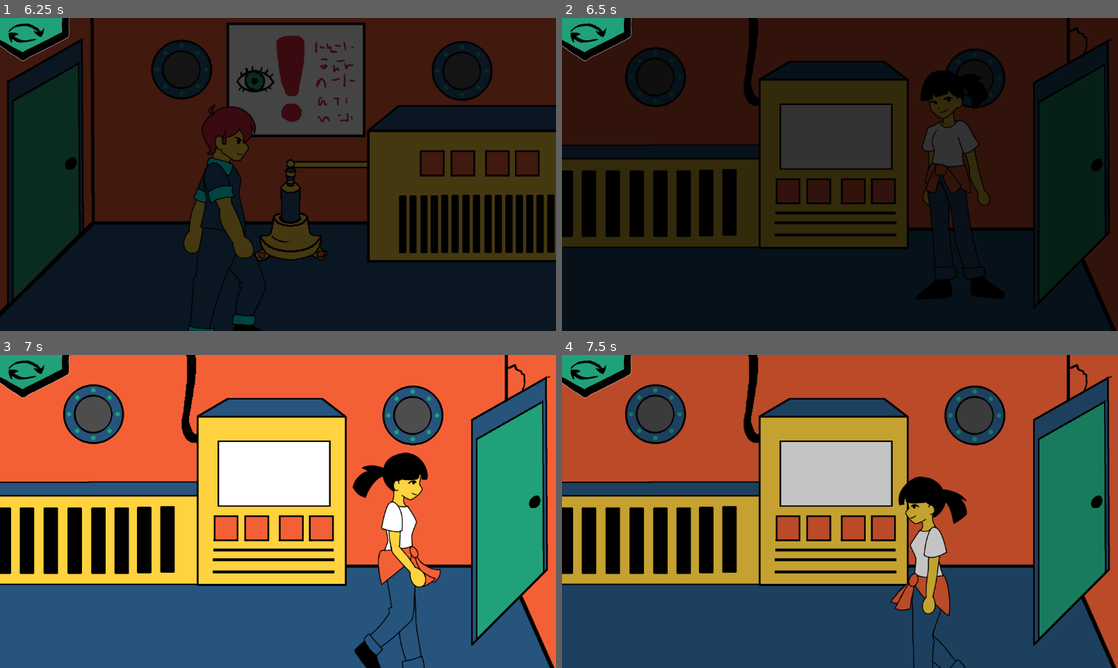
Above: before the commit, frames 1-4 (two rows, left to right).
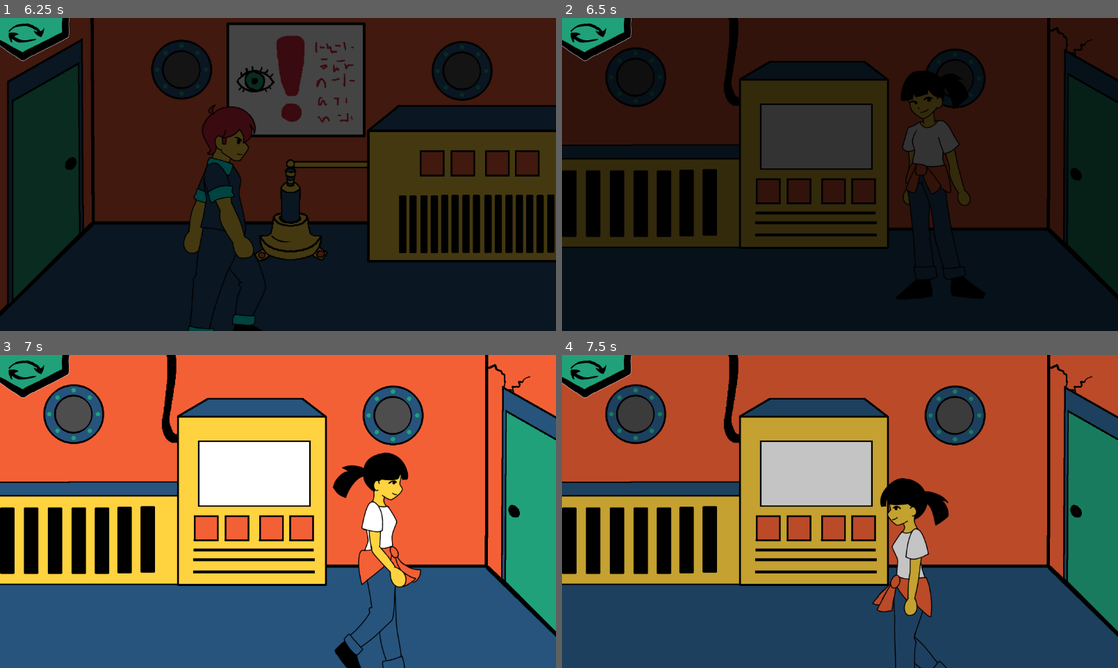
Above: after the commit, the same moments.

Repository: jame581/BrainAndGut
Game: Godot game, scene res://maps/main_level.tscn
The game is run twice, just before and just after one commit, with the same random seed, the same clock (stepped at 60 frames per second) and the same inputs. This scene is started directly instead of the project's main scene. Sound files missing from this copy of the repository are replaced by a short silence.
Inputs (mouse positions are in pixels of both pictures, inside the frame that each line leads up to):
- Up to frame 1 (6.25 s): move the mouse to (383, 180) at 0.52 s; press the mouse at (383, 180) at 0.53 s; move the mouse to (478, 180) at 1.27 s; release the mouse at (478, 180) at 1.28 s; tap Tab (next_level) every 1.5 s from 1.35 to 5.85 s; click (478, 180) at 1.42 s; move the mouse to (77, 180) at 2.02 s; press the mouse at (77, 180) at 2.03 s; move the mouse to (250, 237) at 2.77 s; release the mouse at (250, 237) at 2.78 s; click (250, 237) at 2.92 s; move the mouse to (233, 165) at 3.52 s; press the mouse at (233, 165) at 3.53 s; move the mouse to (478, 180) at 4.27 s; release the mouse at (478, 180) at 4.28 s; click (478, 180) at 4.42 s; move the mouse to (433, 161) at 5.02 s; press the mouse at (433, 161) at 5.03 s; move the mouse to (461, 161) at 5.77 s; release the mouse at (461, 161) at 5.78 s; click (461, 161) at 5.92 s
- Up to frame 2 (6.5 s): no input
- Up to frame 3 (7 s): move the mouse to (227, 527) at 6.52 s; press the mouse at (227, 527) at 6.53 s
- Up to frame 4 (7.5 s): move the mouse to (817, 527) at 7.27 s; release the mouse at (817, 527) at 7.28 s; tap Tab (next_level) at 7.35 s; click (817, 527) at 7.42 s

Frame 1 is identical in both runs. In frame 2, 19% of the frame differs, in the area x 0-100%, y 0-100%; in frame 3, 27%; in frame 4, 25%.

Commit message:
Doors are opening without visual glitches

Diff:
--- a/project/maps/rooms/room_brain_begin.tscn
+++ b/project/maps/rooms/room_brain_begin.tscn
@@ -9,7 +9,7 @@
 [ext_resource type="Texture2D" uid="uid://chyewg7l3hked" path="res://assets/sprites/props/pic2.png" id="7_u25l6"]
 [ext_resource type="Texture2D" uid="uid://dnr8sf54nv8nd" path="res://assets/sprites/props/table-letter.png" id="8_i8px4"]
 [ext_resource type="PackedScene" uid="uid://cpbupgumegnux" path="res://scenes/interaction_area.tscn" id="9_pemm8"]
-[ext_resource type="PackedScene" uid="uid://blrteg5ux6vja" path="res://scenes/props/door.tscn" id="10_wlv3v"]
+[ext_resource type="PackedScene" uid="uid://blrteg5ux6vja" path="res://scenes/props/door_left.tscn" id="10_wlv3v"]
 [ext_resource type="PackedScene" uid="uid://b2nhuw7nenoha" path="res://scenes/ui/dialog.tscn" id="12_bjlnt"]
 
 [sub_resource type="RectangleShape2D" id="RectangleShape2D_ud5gc"]
--- a/project/maps/rooms/room_control.tscn
+++ b/project/maps/rooms/room_control.tscn
@@ -2,7 +2,7 @@
 
 [ext_resource type="Script" uid="uid://dohv4sl4yg6rk" path="res://scripts/sub_level.gd" id="1_wrug5"]
 [ext_resource type="PackedScene" uid="uid://chq7bgcpfcmfn" path="res://scenes/props/control/control-panel.tscn" id="2_an1q4"]
-[ext_resource type="PackedScene" uid="uid://blrteg5ux6vja" path="res://scenes/props/door.tscn" id="4_aafsw"]
+[ext_resource type="PackedScene" uid="uid://blrteg5ux6vja" path="res://scenes/props/door_left.tscn" id="4_aafsw"]
 [ext_resource type="Texture2D" uid="uid://cumbm17a8ri14" path="res://assets/sprites/rooms/control/machine-room-table.png" id="4_iacic"]
 [ext_resource type="Texture2D" uid="uid://b20d00mtgu61g" path="res://assets/sprites/rooms/control/machine-room-pc.png" id="5_bgiys"]
 
@@ -43,10 +43,8 @@
 
 [node name="Interactables" type="Node2D" parent="."]
 
-[node name="Door" parent="Interactables" instance=ExtResource("4_aafsw")]
-position = Vector2(1362, 0)
-
 [node name="NavigationRegion2D" type="NavigationRegion2D" parent="."]
+position = Vector2(178, 5)
 navigation_polygon = SubResource("NavigationPolygon_08l0f")
 
 [node name="AnimationPlayer" type="AnimationPlayer" parent="."]
@@ -55,5 +53,9 @@
 }
 
 [node name="Camera2D" type="Camera2D" parent="."]
-position = Vector2(612, -7)
+position = Vector2(675, -7)
 zoom = Vector2(0.65, 0.65)
+
+[node name="Door" parent="." instance=ExtResource("4_aafsw")]
+position = Vector2(1496, 30)
+scale = Vector2(-1, 1)
--- a/project/maps/rooms/room_corridor.tscn
+++ b/project/maps/rooms/room_corridor.tscn
@@ -8,10 +8,10 @@
 [ext_resource type="Texture2D" uid="uid://7j8swqtocjfq" path="res://assets/sprites/rooms/corridor/light4.png" id="5_8468y"]
 [ext_resource type="Texture2D" uid="uid://b0tnts0w0gkbo" path="res://assets/sprites/rooms/corridor/light5.png" id="6_6dh0w"]
 [ext_resource type="Texture2D" uid="uid://djbe007jk1qqx" path="res://assets/sprites/rooms/corridor/light6.png" id="7_k5sbf"]
-[ext_resource type="Shader" path="res://shaders/first_door_strip.gdshader" id="9_audfk"]
-[ext_resource type="PackedScene" uid="uid://kmt2ryi8xibm" path="res://scenes/props/corridor_door_smaller.tscn" id="10_4td0b"]
-[ext_resource type="Shader" path="res://shaders/second_door_strip.gdshader" id="10_second"]
+[ext_resource type="Shader" uid="uid://bo83lpedtrt8a" path="res://shaders/first_door_strip.gdshader" id="9_audfk"]
+[ext_resource type="PackedScene" uid="uid://kmt2ryi8xibm" path="res://scenes/props/corridor_door_smaller_left.tscn" id="10_4td0b"]
 [ext_resource type="Texture2D" uid="uid://b4mllnx8fiqgt" path="res://assets/sprites/rooms/corridor/left_lock.png" id="10_qbbx5"]
+[ext_resource type="Shader" uid="uid://dn7uvx7xjjf35" path="res://shaders/second_door_strip.gdshader" id="10_second"]
 [ext_resource type="Texture2D" uid="uid://dfl3fgo5dm7mc" path="res://assets/sprites/rooms/corridor/corridor_lock_left_upper_front.png" id="11_13qct"]
 [ext_resource type="PackedScene" uid="uid://bdf2v8ykp2t4a" path="res://scenes/props/corridor_exit_door.tscn" id="11_exit"]
 [ext_resource type="Texture2D" uid="uid://c5tu1yuu47g5l" path="res://assets/sprites/rooms/corridor/corridor_lock_left_upper_side.png" id="12_88tha"]
@@ -19,25 +19,41 @@
 [ext_resource type="Texture2D" uid="uid://bislrfchaocou" path="res://assets/sprites/rooms/corridor/right_lock.png" id="12_kk2mf"]
 [ext_resource type="Texture2D" uid="uid://lub0b1pr8ir1" path="res://assets/sprites/rooms/corridor/corridor_lock_right_upper_side.png" id="13_2tu4g"]
 [ext_resource type="Texture2D" uid="uid://baqgkptt5f6mg" path="res://assets/sprites/rooms/corridor/corridor_lock_right_upper_front.png" id="14_4wkwk"]
+[ext_resource type="PackedScene" uid="uid://daha0t8staq0a" path="res://scenes/props/corridor_door_smaller_right.tscn" id="18_f0xxv"]
 
 [sub_resource type="ShaderMaterial" id="ShaderMaterial_y38fg"]
 shader = ExtResource("10_second")
+shader_parameter/color_white = Color(1, 1, 1, 1)
+shader_parameter/color_enabled = Color(0.129412, 0.631373, 0.47451, 1)
+shader_parameter/color_disabled = Color(0.843137, 0.14902, 0.219608, 1)
 shader_parameter/period = 1.0
 
 [sub_resource type="ShaderMaterial" id="ShaderMaterial_7xodl"]
 shader = ExtResource("10_second")
+shader_parameter/color_white = Color(1, 1, 1, 1)
+shader_parameter/color_enabled = Color(0.129412, 0.631373, 0.47451, 1)
+shader_parameter/color_disabled = Color(0.843137, 0.14902, 0.219608, 1)
 shader_parameter/period = 1.0
 
 [sub_resource type="ShaderMaterial" id="ShaderMaterial_xpuma"]
 shader = ExtResource("10_second")
+shader_parameter/color_white = Color(1, 1, 1, 1)
+shader_parameter/color_enabled = Color(0.129412, 0.631373, 0.47451, 1)
+shader_parameter/color_disabled = Color(0.843137, 0.14902, 0.219608, 1)
 shader_parameter/period = 1.0
 
 [sub_resource type="ShaderMaterial" id="ShaderMaterial_ewcgf"]
 shader = ExtResource("9_audfk")
+shader_parameter/color_white = Color(1, 1, 1, 1)
+shader_parameter/color_enabled = Color(0.129412, 0.631373, 0.47451, 1)
+shader_parameter/color_disabled = Color(0.843137, 0.14902, 0.219608, 1)
 shader_parameter/period = 1.0
 
 [sub_resource type="ShaderMaterial" id="ShaderMaterial_7vj25"]
 shader = ExtResource("9_audfk")
+shader_parameter/color_white = Color(1, 1, 1, 1)
+shader_parameter/color_enabled = Color(0.129412, 0.631373, 0.47451, 1)
+shader_parameter/color_disabled = Color(0.843137, 0.14902, 0.219608, 1)
 shader_parameter/period = 1.0
 
 [sub_resource type="NavigationPolygon" id="NavigationPolygon_7umth"]
@@ -114,15 +130,12 @@
 zoom = Vector2(0.4, 0.4)
 
 [node name="CorridorDoorSmaller2" parent="." instance=ExtResource("10_4td0b")]
-position = Vector2(-237, -46)
-interaction_allowed = 0
+position = Vector2(-263, -66)
 next_room = 4
 
-[node name="CorridorDoorSmaller3" parent="." instance=ExtResource("10_4td0b")]
-position = Vector2(1043, 31)
-rotation = 3.14159
-scale = Vector2(1, -1)
-interaction_allowed = 1
+[node name="CorridorDoorSmaller" parent="." instance=ExtResource("18_f0xxv")]
+position = Vector2(1077, 5)
+interaction_allowed = 0
 next_room = 3
 
 [node name="CorridorExitDoor" parent="." node_paths=PackedStringArray("dialog_on_interaction") instance=ExtResource("11_exit")]
--- a/project/maps/rooms/room_guts.tscn
+++ b/project/maps/rooms/room_guts.tscn
@@ -5,7 +5,7 @@
 [ext_resource type="Texture2D" uid="uid://cit3mo14hgcr1" path="res://assets/sprites/rooms/guts/gutsroom-bed.png" id="3_webog"]
 [ext_resource type="Texture2D" uid="uid://bks288ivwd2kv" path="res://assets/sprites/rooms/guts/gutsroom-furniture.png" id="4_7bcof"]
 [ext_resource type="PackedScene" uid="uid://b2nhuw7nenoha" path="res://scenes/ui/dialog.tscn" id="6_v40ax"]
-[ext_resource type="PackedScene" uid="uid://blrteg5ux6vja" path="res://scenes/props/door.tscn" id="9_ti42r"]
+[ext_resource type="PackedScene" uid="uid://blrteg5ux6vja" path="res://scenes/props/door_left.tscn" id="9_ti42r"]
 
 [sub_resource type="NavigationPolygon" id="NavigationPolygon_08l0f"]
 vertices = PackedVector2Array(359.578, 220.906, 355.406, 322.773, -651.453, 299.508, -570.68, 213.031)
--- a/project/scenes/props/control/control-panel.tscn
+++ b/project/scenes/props/control/control-panel.tscn
@@ -15,6 +15,7 @@
 [node name="Art" type="Node2D" parent="."]
 
 [node name="Machine-room1" type="Sprite2D" parent="Art"]
+position = Vector2(100, 0)
 texture = ExtResource("1_erf8i")
 
 [node name="Machine-room-buttons" type="Sprite2D" parent="Art"]
--- a/project/scenes/props/corridor_door_smaller.tscn
+++ b/project/scenes/props/corridor_door_smaller_left.tscn
@@ -49,6 +49,7 @@
 
 [node name="Sprite2D" type="Sprite2D" parent="."]
 visible = false
+position = Vector2(251, 75)
 texture = ExtResource("2_oem5e")
 
 [node name="AnimationPlayer" type="AnimationPlayer" parent="."]
--- /dev/null
+++ b/project/scenes/props/corridor_door_smaller_right.tscn
@@ -0,0 +1,67 @@
+[gd_scene load_steps=8 format=3 uid="uid://daha0t8staq0a"]
+
+[ext_resource type="Script" uid="uid://cedrxuu04vt4q" path="res://scripts/props/corridor_door.gd" id="1_l7jvm"]
+[ext_resource type="Texture2D" uid="uid://pcp1qdalov7i" path="res://assets/sprites/props/seconddoor2_right.png" id="2_22pxg"]
+[ext_resource type="PackedScene" uid="uid://cpbupgumegnux" path="res://scenes/interaction_area.tscn" id="3_ewehn"]
+
+[sub_resource type="Animation" id="Animation_qv8km"]
+length = 0.001
+tracks/0/type = "value"
+tracks/0/imported = false
+tracks/0/enabled = true
+tracks/0/path = NodePath("Sprite2D:visible")
+tracks/0/interp = 1
+tracks/0/loop_wrap = true
+tracks/0/keys = {
+"times": PackedFloat32Array(0),
+"transitions": PackedFloat32Array(1),
+"update": 1,
+"values": [false]
+}
+
+[sub_resource type="Animation" id="Animation_ykafw"]
+resource_name = "open_door"
+length = 0.5
+tracks/0/type = "value"
+tracks/0/imported = false
+tracks/0/enabled = true
+tracks/0/path = NodePath("Sprite2D:visible")
+tracks/0/interp = 1
+tracks/0/loop_wrap = true
+tracks/0/keys = {
+"times": PackedFloat32Array(0, 0.5),
+"transitions": PackedFloat32Array(1, 1),
+"update": 1,
+"values": [false, true]
+}
+
+[sub_resource type="AnimationLibrary" id="AnimationLibrary_r51ik"]
+_data = {
+&"RESET": SubResource("Animation_qv8km"),
+&"open_door": SubResource("Animation_ykafw")
+}
+
+[sub_resource type="RectangleShape2D" id="RectangleShape2D_uwu60"]
+size = Vector2(273, 840.5)
+
+[node name="CorridorDoorSmaller" type="Node2D"]
+script = ExtResource("1_l7jvm")
+
+[node name="Sprite2D" type="Sprite2D" parent="."]
+visible = false
+position = Vector2(24, 21)
+texture = ExtResource("2_22pxg")
+
+[node name="AnimationPlayer" type="AnimationPlayer" parent="."]
+libraries = {
+&"": SubResource("AnimationLibrary_r51ik")
+}
+
+[node name="InteractionArea" parent="." instance=ExtResource("3_ewehn")]
+
+[node name="CollisionShape2D" type="CollisionShape2D" parent="InteractionArea"]
+shape = SubResource("RectangleShape2D_uwu60")
+
+[node name="AudioStreamPlayer" type="AudioStreamPlayer" parent="."]
+
+[connection signal="interacted" from="InteractionArea" to="." method="_on_interaction_area_interacted"]
--- a/project/scenes/props/corridor_exit_door.tscn
+++ b/project/scenes/props/corridor_exit_door.tscn
@@ -32,7 +32,7 @@
 "times": PackedFloat32Array(0, 0.5),
 "transitions": PackedFloat32Array(1, 1),
 "update": 1,
-"values": [false, true]
+"values": [false, false]
 }
 
 [sub_resource type="AnimationLibrary" id="AnimationLibrary_r51ik"]
--- /dev/null
+++ b/project/scenes/props/door_right.tscn
@@ -0,0 +1,205 @@
+[gd_scene load_steps=9 format=3 uid="uid://b4j8tf8x523tk"]
+
+[ext_resource type="Script" uid="uid://ckx7lysh0l782" path="res://scripts/props/door.gd" id="1_m3mjq"]
+[ext_resource type="Texture2D" uid="uid://ce3ae1qn4nrgm" path="res://assets/sprites/props/door-open-animation.png" id="2_1xybd"]
+[ext_resource type="PackedScene" uid="uid://cpbupgumegnux" path="res://scenes/interaction_area.tscn" id="3_lu6yc"]
+
+[sub_resource type="RectangleShape2D" id="RectangleShape2D_wh4ty"]
+size = Vector2(393.5, 1206)
+
+[sub_resource type="Animation" id="Animation_b0g7i"]
+length = 0.001
+tracks/0/type = "value"
+tracks/0/imported = false
+tracks/0/enabled = true
+tracks/0/path = NodePath("Sprite2D:texture")
+tracks/0/interp = 1
+tracks/0/loop_wrap = true
+tracks/0/keys = {
+"times": PackedFloat32Array(0),
+"transitions": PackedFloat32Array(1),
+"update": 1,
+"values": [ExtResource("2_1xybd")]
+}
+tracks/1/type = "value"
+tracks/1/imported = false
+tracks/1/enabled = true
+tracks/1/path = NodePath("Sprite2D:hframes")
+tracks/1/interp = 1
+tracks/1/loop_wrap = true
+tracks/1/keys = {
+"times": PackedFloat32Array(0),
+"transitions": PackedFloat32Array(1),
+"update": 1,
+"values": [3]
+}
+tracks/2/type = "value"
+tracks/2/imported = false
+tracks/2/enabled = true
+tracks/2/path = NodePath("Sprite2D:vframes")
+tracks/2/interp = 1
+tracks/2/loop_wrap = true
+tracks/2/keys = {
+"times": PackedFloat32Array(0),
+"transitions": PackedFloat32Array(1),
+"update": 1,
+"values": [1]
+}
+tracks/3/type = "value"
+tracks/3/imported = false
+tracks/3/enabled = true
+tracks/3/path = NodePath("Sprite2D:frame")
+tracks/3/interp = 1
+tracks/3/loop_wrap = true
+tracks/3/keys = {
+"times": PackedFloat32Array(0),
+"transitions": PackedFloat32Array(1),
+"update": 1,
+"values": [0]
+}
+tracks/4/type = "value"
+tracks/4/imported = false
+tracks/4/enabled = true
+tracks/4/path = NodePath("Sprite2D:frame_coords")
+tracks/4/interp = 1
+tracks/4/loop_wrap = true
+tracks/4/keys = {
+"times": PackedFloat32Array(0),
+"transitions": PackedFloat32Array(1),
+"update": 1,
+"values": [Vector2i(0, 0)]
+}
+
+[sub_resource type="Animation" id="Animation_4b57u"]
+resource_name = "close_door"
+length = 0.5
+tracks/0/type = "value"
+tracks/0/imported = false
+tracks/0/enabled = true
+tracks/0/path = NodePath("Sprite2D:texture")
+tracks/0/interp = 1
+tracks/0/loop_wrap = true
+tracks/0/keys = {
+"times": PackedFloat32Array(0),
+"transitions": PackedFloat32Array(1),
+"update": 1,
+"values": [ExtResource("2_1xybd")]
+}
+tracks/1/type = "value"
+tracks/1/imported = false
+tracks/1/enabled = true
+tracks/1/path = NodePath("Sprite2D:hframes")
+tracks/1/interp = 1
+tracks/1/loop_wrap = true
+tracks/1/keys = {
+"times": PackedFloat32Array(0),
+"transitions": PackedFloat32Array(1),
+"update": 1,
+"values": [3]
+}
+tracks/2/type = "value"
+tracks/2/imported = false
+tracks/2/enabled = true
+tracks/2/path = NodePath("Sprite2D:vframes")
+tracks/2/interp = 1
+tracks/2/loop_wrap = true
+tracks/2/keys = {
+"times": PackedFloat32Array(0),
+"transitions": PackedFloat32Array(1),
+"update": 1,
+"values": [1]
+}
+tracks/3/type = "value"
+tracks/3/imported = false
+tracks/3/enabled = true
+tracks/3/path = NodePath("Sprite2D:frame_coords")
+tracks/3/interp = 1
+tracks/3/loop_wrap = true
+tracks/3/keys = {
+"times": PackedFloat32Array(0, 0.25, 0.466667),
+"transitions": PackedFloat32Array(1, 1, 1),
+"update": 1,
+"values": [Vector2i(2, 0), Vector2i(1, 0), Vector2i(0, 0)]
+}
+
+[sub_resource type="Animation" id="Animation_c6o1j"]
+resource_name = "open_door"
+length = 0.5
+tracks/0/type = "value"
+tracks/0/imported = false
+tracks/0/enabled = true
+tracks/0/path = NodePath("Sprite2D:texture")
+tracks/0/interp = 1
+tracks/0/loop_wrap = true
+tracks/0/keys = {
+"times": PackedFloat32Array(0),
+"transitions": PackedFloat32Array(1),
+"update": 1,
+"values": [ExtResource("2_1xybd")]
+}
+tracks/1/type = "value"
+tracks/1/imported = false
+tracks/1/enabled = true
+tracks/1/path = NodePath("Sprite2D:hframes")
+tracks/1/interp = 1
+tracks/1/loop_wrap = true
+tracks/1/keys = {
+"times": PackedFloat32Array(0),
+"transitions": PackedFloat32Array(1),
+"update": 1,
+"values": [3]
+}
+tracks/2/type = "value"
+tracks/2/imported = false
+tracks/2/enabled = true
+tracks/2/path = NodePath("Sprite2D:vframes")
+tracks/2/interp = 1
+tracks/2/loop_wrap = true
+tracks/2/keys = {
+"times": PackedFloat32Array(0),
+"transitions": PackedFloat32Array(1),
+"update": 1,
+"values": [1]
+}
+tracks/3/type = "value"
+tracks/3/imported = false
+tracks/3/enabled = true
+tracks/3/path = NodePath("Sprite2D:frame")
+tracks/3/interp = 1
+tracks/3/loop_wrap = true
+tracks/3/keys = {
+"times": PackedFloat32Array(0, 0.2, 0.466667),
+"transitions": PackedFloat32Array(1, 1, 1),
+"update": 1,
+"values": [0, 1, 2]
+}
+
+[sub_resource type="AnimationLibrary" id="AnimationLibrary_lnqd7"]
+_data = {
+&"RESET": SubResource("Animation_b0g7i"),
+&"close_door": SubResource("Animation_4b57u"),
+&"open_door": SubResource("Animation_c6o1j")
+}
+
+[node name="Door" type="Node2D"]
+script = ExtResource("1_m3mjq")
+
+[node name="Sprite2D" type="Sprite2D" parent="."]
+scale = Vector2(-1, 1)
+texture = ExtResource("2_1xybd")
+hframes = 3
+
+[node name="InteractionArea" parent="." instance=ExtResource("3_lu6yc")]
+
+[node name="CollisionShape2D" type="CollisionShape2D" parent="InteractionArea"]
+position = Vector2(41.5, 17.5)
+shape = SubResource("RectangleShape2D_wh4ty")
+
+[node name="AnimationPlayer" type="AnimationPlayer" parent="."]
+libraries = {
+&"": SubResource("AnimationLibrary_lnqd7")
+}
+
+[node name="AudioStreamPlayer" type="AudioStreamPlayer" parent="."]
+
+[connection signal="interacted" from="InteractionArea" to="." method="_on_interaction_area_interacted"]
Binary file added: project/assets/sprites/props/seconddoor2_right.png
Not shown, added: project/assets/sprites/props/seconddoor2_right.png.import
Binary file changed: project/assets/sprites/rooms/control/machine-room1.png
Not shown: 1 places in project/maps/rooms/room_corridor.tscn that only renumber resources
Renamed: project/scenes/props/door.tscn -> project/scenes/props/door_left.tscn
Not shown, added: project/shaders/first_door_strip.gdshader.uid
Not shown, added: project/shaders/second_door_strip.gdshader.uid
Not shown, added: assets/sprites/props/seconddoor2_right.png
